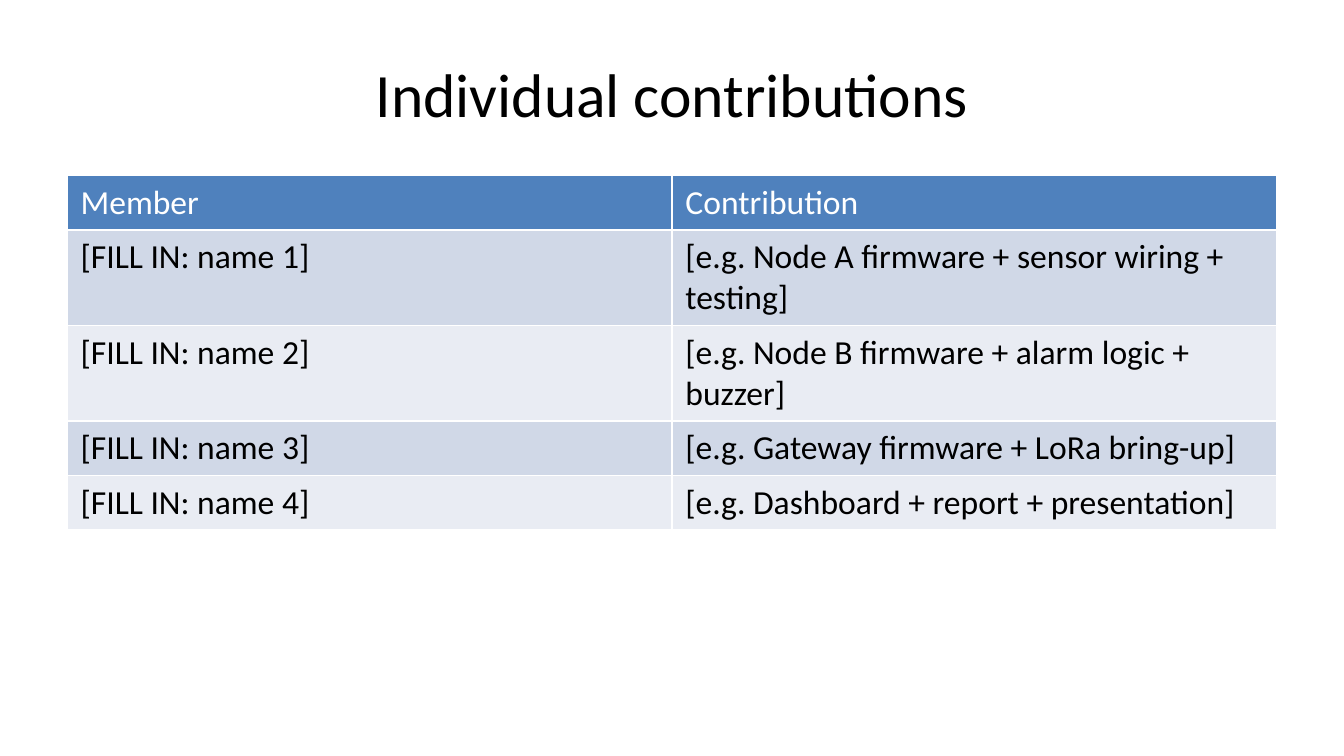
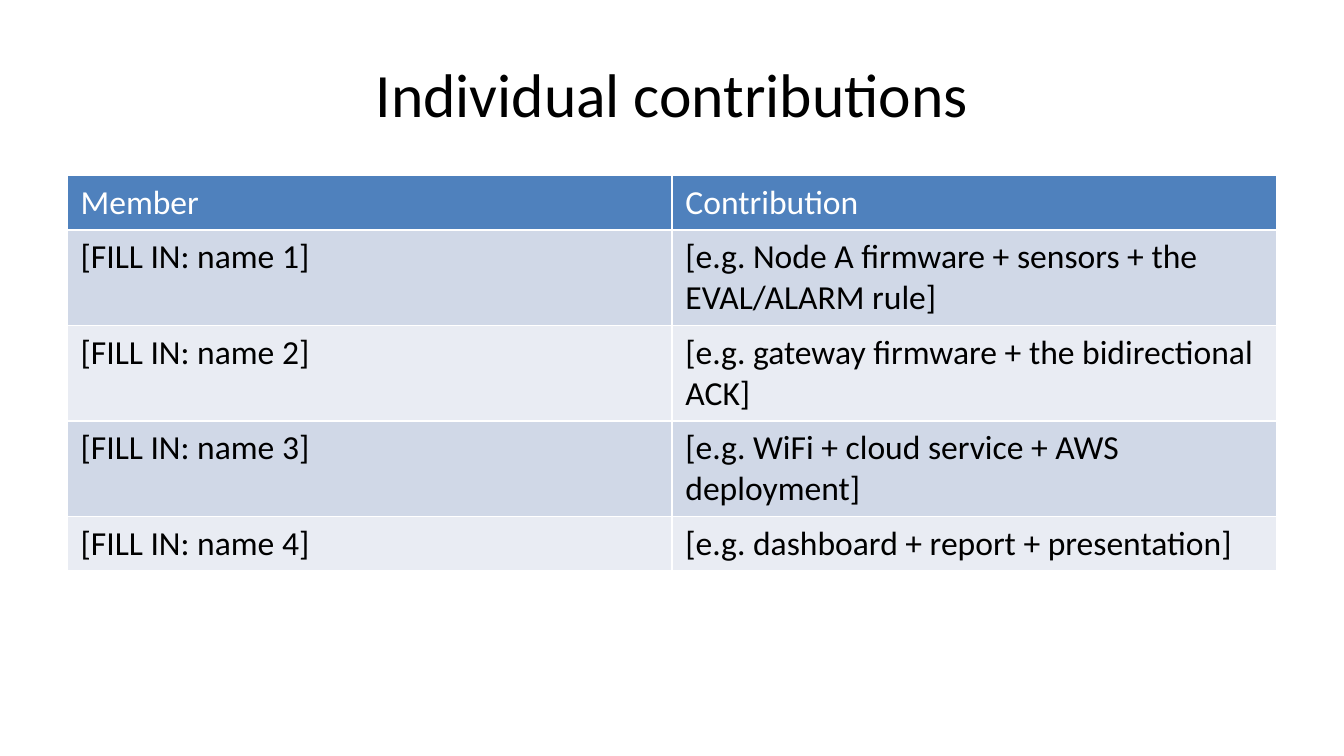
Before and after one commit to Gabrcodes/sunsand-iot-monitor, a slide deck: slide 3 of docs/slides.pptx. Drawn at 1344x756 pixels with LibreOffice and Linux fonts; fonts in the diff are those of the drawing. Boxes give left, top, right and bottom in pixels: in the first picture for what was removed or moved away, otherwise in the second. Text is boxed around its words. In the diff, an @@ line names an element or a change of style, - is before the commit and + after.

```diff
--- a/docs/slides.pptx
+++ b/docs/slides.pptx
@@ table at [67,176,1277,675] @@
-row 2, column 2: [e.g. Node A firmware + sensor wiring + testing]
+row 2, column 2: [e.g. Node A firmware + sensors + the EVAL/ALARM rule]
-row 3, column 2: [e.g. Node B firmware + alarm logic + buzzer]
+row 3, column 2: [e.g. gateway firmware + the bidirectional ACK]
-row 4, column 2: [e.g. Gateway firmware + LoRa bring-up]
+row 4, column 2: [e.g. WiFi + cloud service + AWS deployment]
-row 5, column 2: [e.g. Dashboard + report + presentation]
+row 5, column 2: [e.g. dashboard + report + presentation]
```
Also in this commit, not shown: 11 other slides changed, 3 slides added, 3 slides removed, 15 other files.
